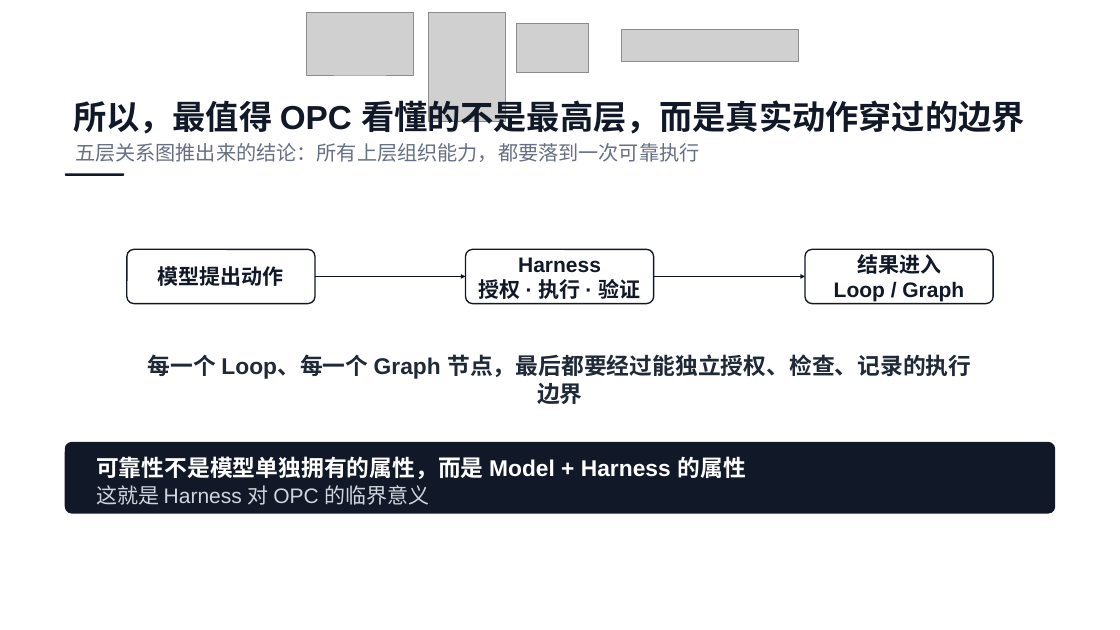
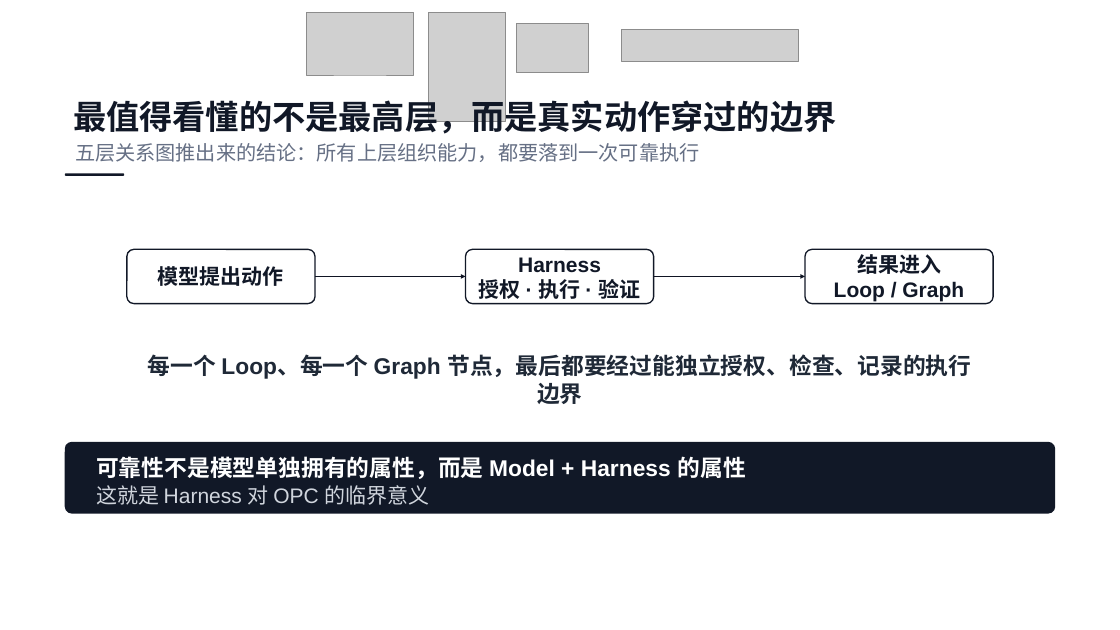
Before and after one commit to ethan-jiang-1/ai_dev_sdlc_aidc, a slide deck: slide 9 of talk-ai-coding-evolution/05_output/v4/OPC航海指南-harness-v4.pptx. Drawn at 1120x630 pixels with LibreOffice and Linux fonts; fonts in the diff are those of the drawing; grey boxes stand for pictures. Boxes give left, top, right and bottom in pixels: in the first picture for what was removed or moved away, otherwise in the second. Text is boxed around its words. In the diff, an @@ line names an element or a change of style, - is before the commit and + after.

```diff
--- a/talk-ai-coding-evolution/05_output/v4/OPC航海指南-harness-v4.pptx
+++ b/talk-ai-coding-evolution/05_output/v4/OPC航海指南-harness-v4.pptx
@@ text at (x1=73, y1=95, x2=836, y2=134): text changed @@
-所以，最值得 OPC 看懂的不是最高层，而是真实动作穿过的边界
+最值得看懂的不是最高层，而是真实动作穿过的边界
```
Also in this commit, not shown: 9 other slides changed, 3 other files.
